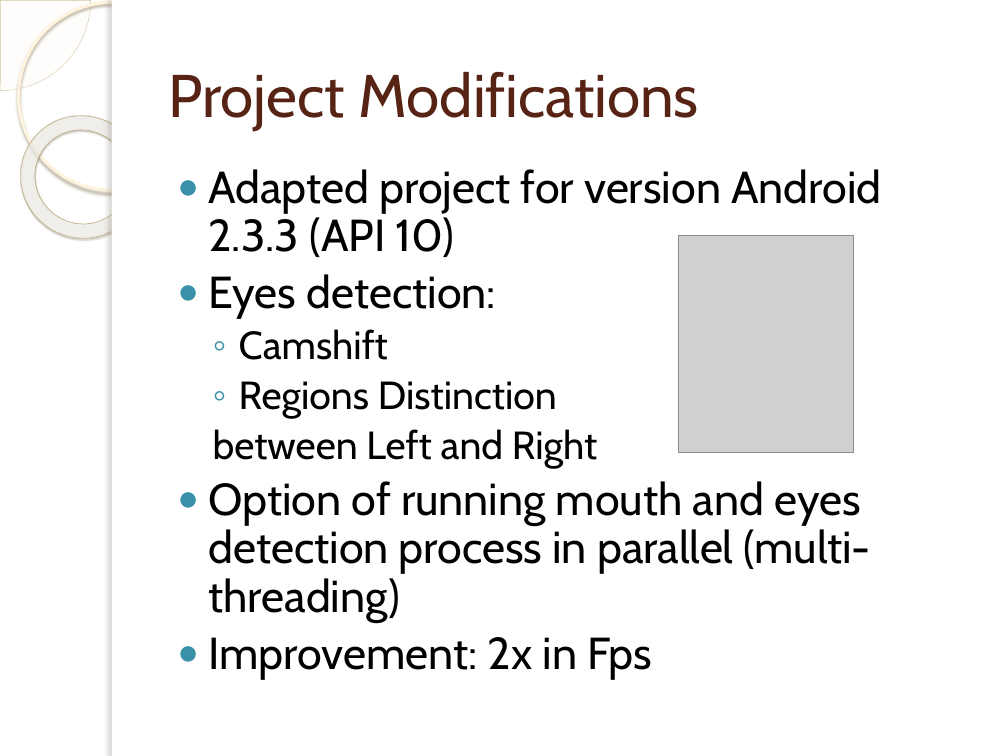
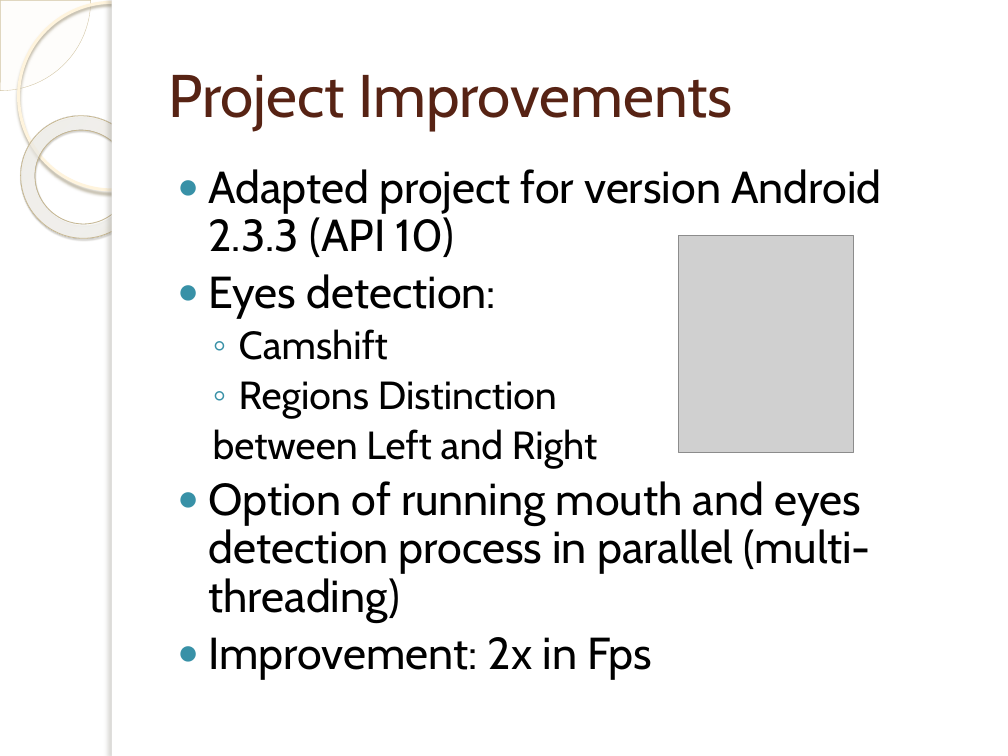
Before and after one commit to desperado1992/ivandroid, a slide deck: slide 9 of Presentacion/doc/EMOTICONIZER.pptx (slide 8 before the commit). Drawn at 1008x756 pixels with LibreOffice and Linux fonts; fonts in the diff are those of the drawing; grey boxes stand for pictures; background and template pictures are left out. Boxes give left, top, right and bottom in pixels: in the first picture for what was removed or moved away, otherwise in the second. Text is boxed around its words. In the diff, an @@ line names an element or a change of style, - is before the commit and + after.

```diff
--- a/Presentacion/doc/EMOTICONIZER.pptx
+++ b/Presentacion/doc/EMOTICONIZER.pptx
@@ title at (168,75,732,130): text changed @@
-Project Modifications
+Project Improvements
```
Also in this commit, not shown: 4 other slides changed, 3 slides added, 1 slide removed, 4 other files.
